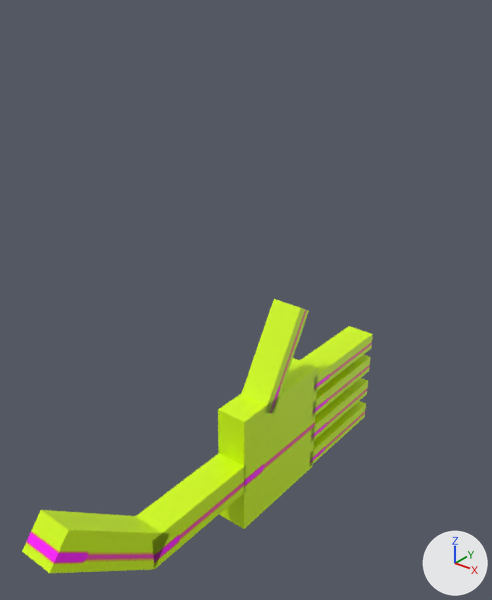
The COLLADA model res/models/arm/arm.dae, before and after one commit.
Before and after are seen from a 50 mm lens placed at (3.22, -1.75, 3.45), pointed at (-0.22, 2.55, 0.78). The axes (+X, +Y, +Z) are drawn at lower right. The lights are the same throughout. Where no turn or scale is listed for an object, it has been applied to the vertices.

Objects in the first picture: 'hand', 'index_finger', 'lower_arm', 'middle_finger', 'pinky_finger', 'ring_finger', 'thumb', 'upper_arm'.
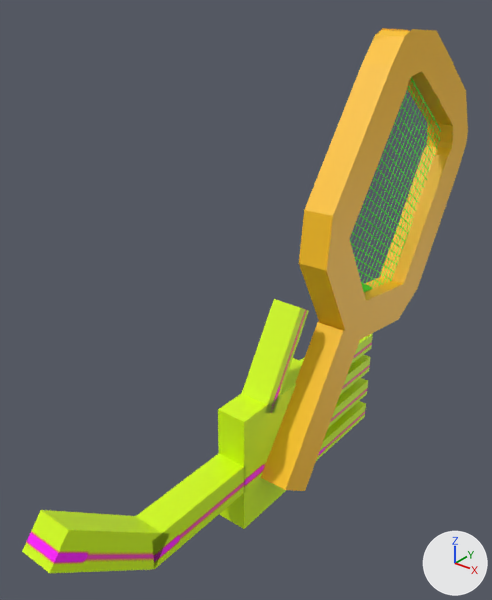
The newer file is also turned or shifted as a whole; pictures and numbers use the older file's frame.

Patch to the scene script:
```diff
--- a/res/models/arm/arm.dae.py
+++ b/res/models/arm/arm.dae.py
@@ img_plane_base_color_png @@
+img_plane_base_color_png = load_image('Plane Base Color.png', 'Plane Base Color.png', 1024, 1024, 'sRGB')
@@ img_material_base_color_png @@
+img_material_base_color_png = load_image('Material Base Color.png', 'Material Base Color.png', 1024, 1024, 'sRGB')
@@ mat_material_001 @@
+mat_material_001 = principled_material('Material.001')
+mat_material_001.texture = img_plane_base_color_png
@@ mat_material_002 @@
+mat_material_002 = principled_material('Material.002')
+mat_material_002.texture = img_material_base_color_png
@@ me_plane @@
+me_plane.from_pydata(...)  # 5757 vertices, 14828 faces; spans x -0.02..0.03, y -1.22..1.24, z -1.38..1.27
+me_plane.materials.append(mat_material_001)  # picture img_plane_base_color_png
@@ me_cube_009 @@
+me_cube_009.from_pydata(...)  # 84 vertices, 140 faces; spans x -0.22..0.15, y -0.29..3.13, z -0.29..3.8
+me_cube_009.materials.append(mat_material_002)  # picture img_material_base_color_png
@@ ob_plane @@
+ob_plane = bpy.data.objects.new('Plane', me_plane)
+ob_plane.location = (0.249, 4.227, 1.467)
@@ ob_cube @@
+ob_cube = bpy.data.objects.new('Cube', me_cube_009)
+ob_cube.location = (0.295, 2.589, -0.825)
```

Location of each change, (x1, y1, x2, y2) in pixels of the pictures (492 x 600 px):
'Cube', added (orange): after (261, 28, 468, 491)
'Plane', added (green): after (350, 77, 441, 292)
'index_finger', unchanged, covered by the edit: before (300, 326, 373, 392); after (300, 334, 373, 364)
